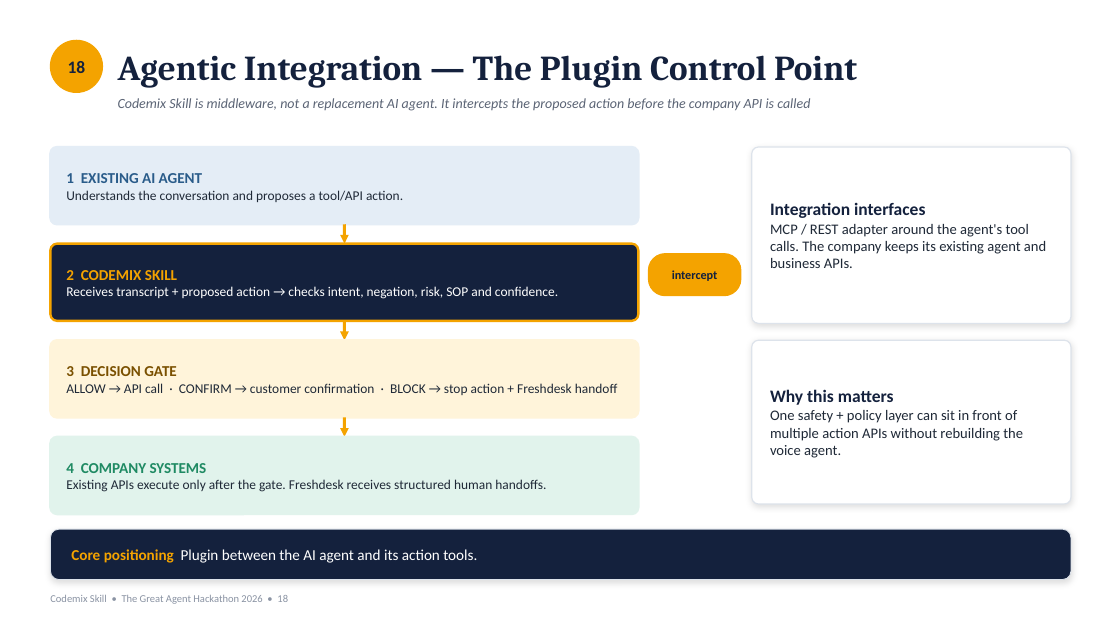
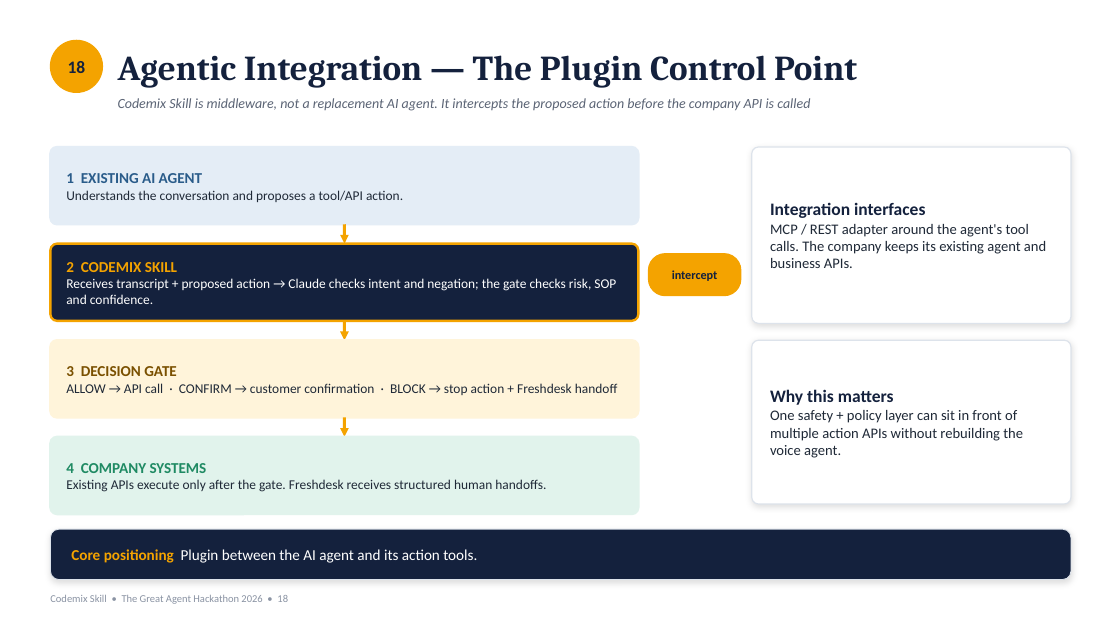
Before and after one commit to ramanathanmani/great-agent-hackathon-2026, a slide deck: slide 18 of docs/presentation/CodemixSkill-Judge-Ready.pptx. Drawn at 1120x630 pixels with LibreOffice and Linux fonts; fonts in the diff are those of the drawing. Boxes give left, top, right and bottom in pixels: in the first picture for what was removed or moved away, otherwise in the second. Text is boxed around its words. In the diff, an @@ line names an element or a change of style, - is before the commit and + after.

```diff
--- a/docs/presentation/CodemixSkill-Judge-Ready.pptx
+++ b/docs/presentation/CodemixSkill-Judge-Ready.pptx
@@ text in rounded rectangle at box(66, 278, 616, 304): text changed @@
-Receives transcript + proposed action → checks intent, negation, risk, SOP and confidence.
+Receives transcript + proposed action → Claude checks intent and negation; the gate checks risk, SOP and confidence.
```
Also in this commit, not shown: 6 other slides changed, 2 other files.
